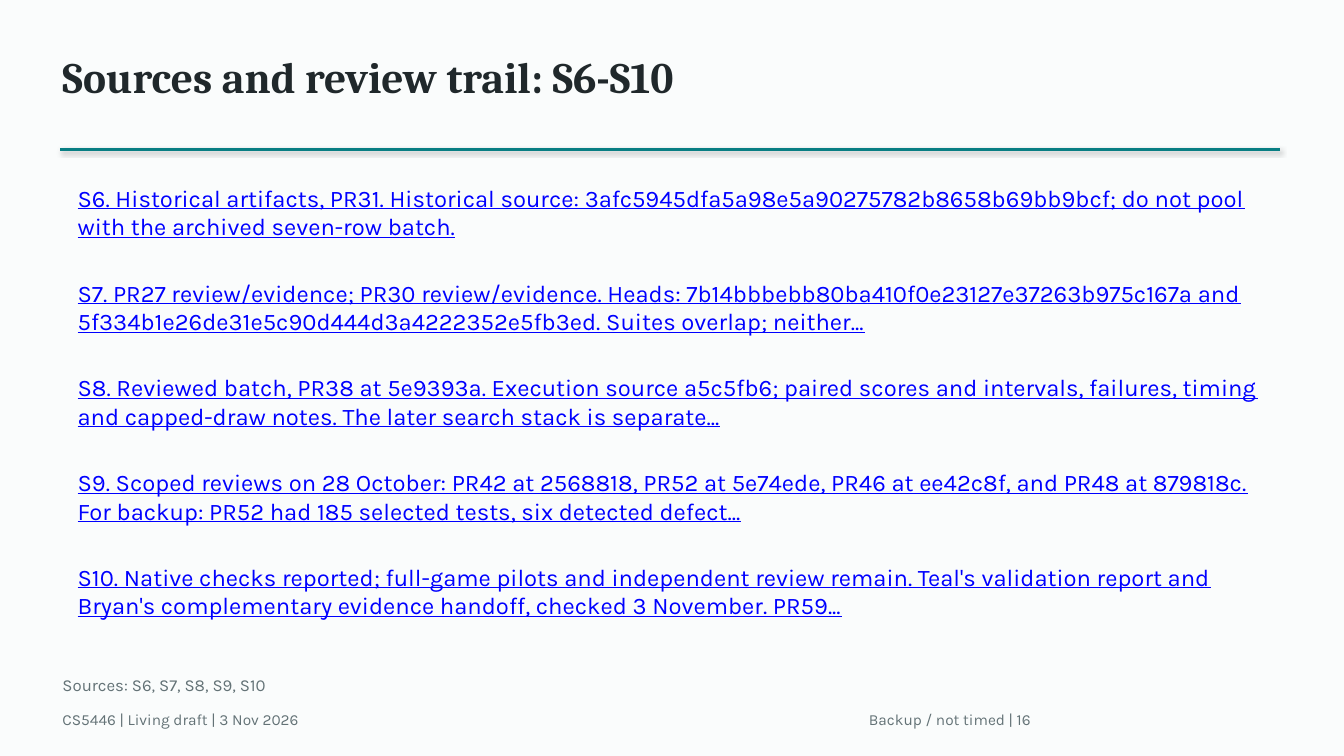
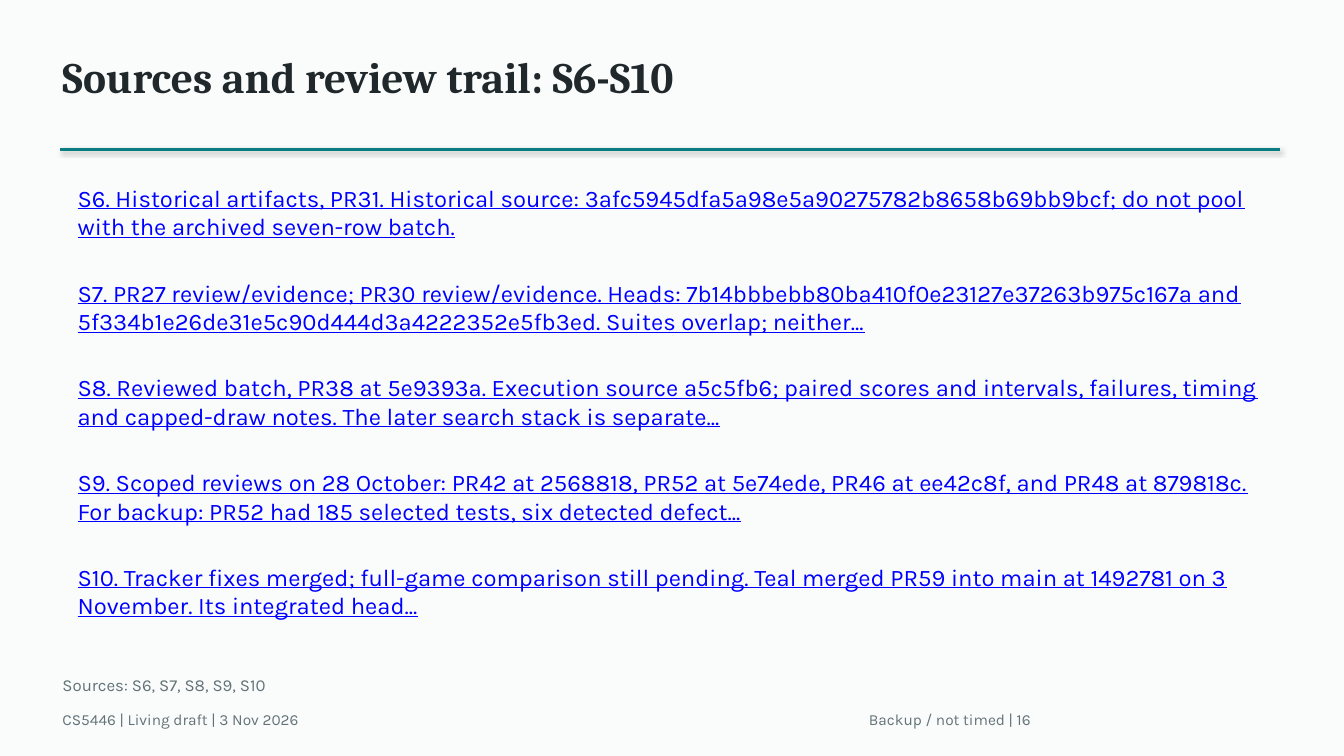
Before and after one commit to Mr-Teal/CS5446_project, a slide deck: slide 16 of docs/drafts/presentation-draft.pptx. Drawn at 1344x756 pixels with LibreOffice and Linux fonts; fonts in the diff are those of the drawing. Boxes give left, top, right and bottom in pixels: in the first picture for what was removed or moved away, otherwise in the second. Text is boxed around its words. In the diff, an @@ line names an element or a change of style, - is before the commit and + after.

```diff
--- a/docs/drafts/presentation-draft.pptx
+++ b/docs/drafts/presentation-draft.pptx
@@ text at (78,569,1226,620): text changed @@
-S10. Native checks reported; full-game pilots and independent review remain. Teal's validation report and Bryan's complementary evidence handoff, checked 3 November. PR59...
+S10. Tracker fixes merged; full-game comparison still pending. Teal merged PR59 into main at 1492781 on 3 November. Its integrated head...
```
Also in this commit, not shown: 8 other slides changed, 3 other files.
